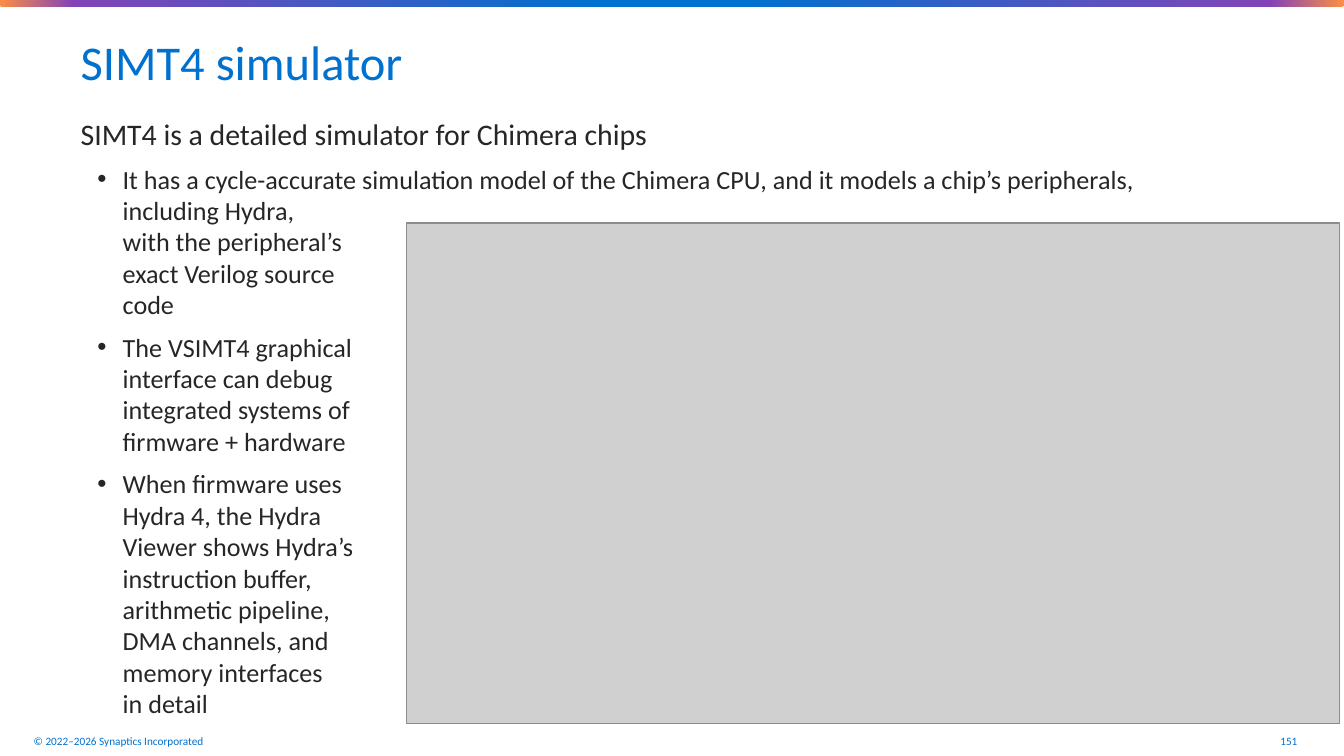
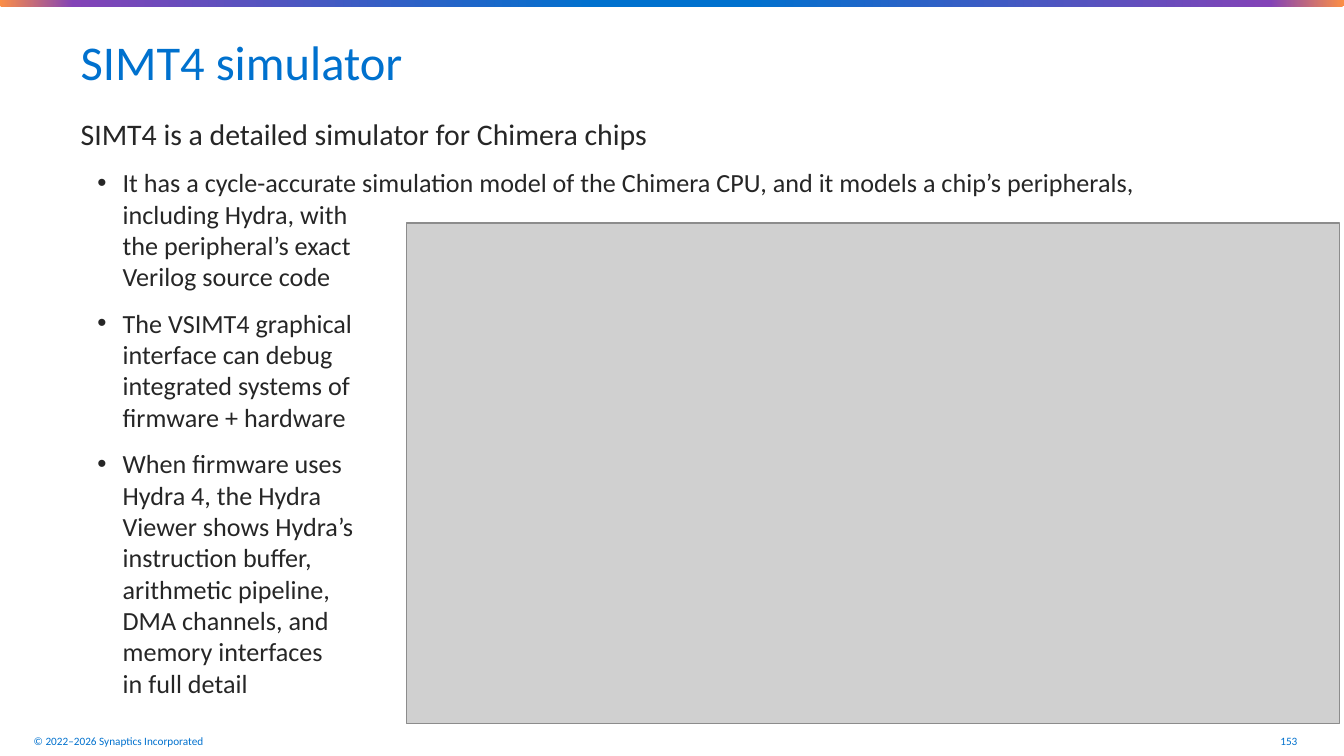
Before and after one commit to synaptics-public/synaptics-hydra, a slide deck: slide 153 of doc/hydra4-architecture-overview.pptx (slide 151 before the commit). Drawn at 1344x756 pixels with LibreOffice and Linux fonts; fonts in the diff are those of the drawing; grey boxes stand for pictures; background and template pictures are left out. Boxes give left, top, right and bottom in pixels: in the first picture for what was removed or moved away, otherwise in the second. Text is boxed around its words. In the diff, an @@ line names an element or a change of style, - is before the commit and + after.

Commit message:
Various improvements to the Hydra slide deck.

```diff
--- a/doc/hydra4-architecture-overview.pptx
+++ b/doc/hydra4-architecture-overview.pptx
@@ text at bbox=[123, 173, 1133, 427]: more space between paragraphs @@
@@ text at bbox=[123, 455, 353, 693]: text changed @@
-  • When firmware uses
-    Hydra 4, the Hydra
-    Viewer shows Hydra’s
-    instruction buffer,
-    arithmetic pipeline,
-    DMA channels, and
-    memory interfaces
-    in detail
+  • When firmware uses
+    Hydra 4, the Hydra
+    Viewer shows Hydra’s
+    instruction buffer,
+    arithmetic pipeline,
+    DMA channels, and
+    memory interfaces
+    in full detail
@@ page number at bbox=[1280, 737, 1297, 745]: text changed @@
-151
+153
```
Also in this commit, not shown: 52 other slides changed, 2 slides added, 1 other file.
